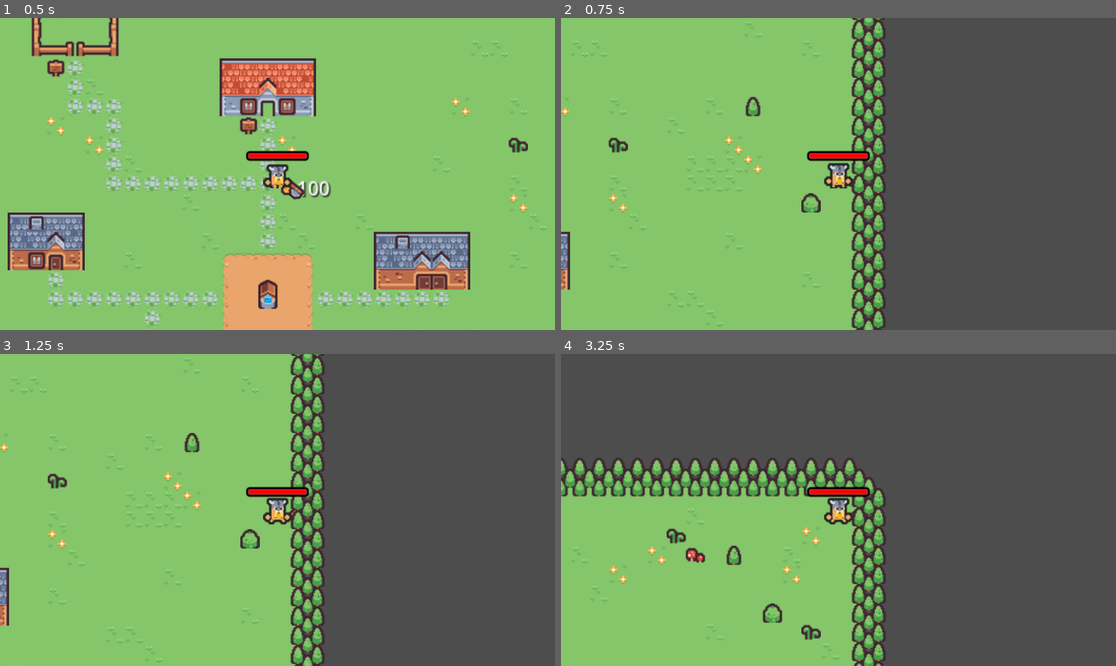
Above: before the commit, frames 1-4 (two rows, left to right).
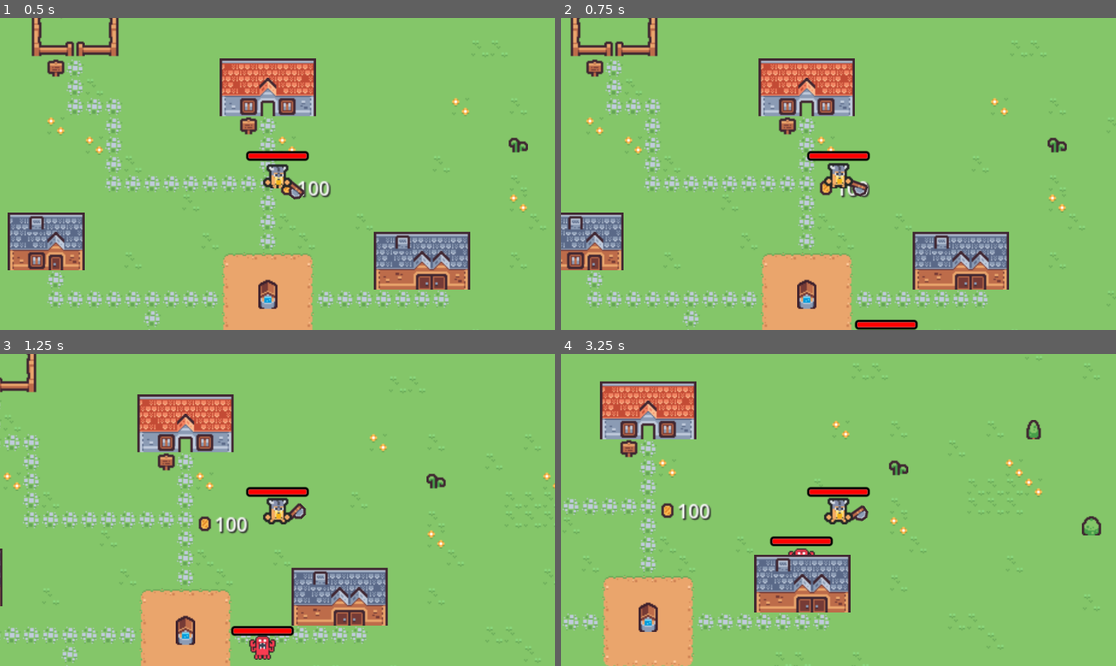
Above: after the commit, the same moments.

Repository: GodEmperorDaniel/crab-survivor
Game: Godot game, scene res://Scenes/Main_Scene.tscn
Same seed, same stepped clock (60 frames per second), same inputs: the game is played once before the commit and once after it.
Inputs (mouse positions are in pixels of both pictures, inside the frame that each line leads up to):
- Up to frame 1 (0.5 s): no input
- Up to frame 2 (0.75 s): tap Enter at 0.5 s; move the mouse to (960, 158) at 0.52 s; press the mouse at (960, 158) at 0.53 s; hold D (move_right) from 0.53 s (still down)
- Up to frame 3 (1.25 s): keep holding D (move_right)
- Up to frame 4 (3.25 s): move the mouse to (727, 525) at 1.27 s; release D (move_right) at 1.28 s; release the mouse at (727, 525) at 1.28 s; hold S (move_down) 1.28-2.03 s; click (727, 525) at 1.35 s; move the mouse to (894, 441) at 2.02 s; press the mouse at (894, 441) at 2.03 s; hold D (move_right) 2.03-2.78 s; move the mouse to (810, 572) at 2.77 s; release the mouse at (810, 572) at 2.78 s; hold W (move_up) from 2.78 s (still down); click (810, 572) at 2.85 s

Frame 1 is identical in both runs. In frame 2, 60% of the frame differs, in the area x 0-100%, y 0-100%; in frame 3, 58%; in frame 4, 79%.

Commit message:
Player can now pick up coins

Diff:
--- a/Scenes/Coin.tscn
+++ b/Scenes/Coin.tscn
@@ -11,6 +11,7 @@
 script = ExtResource("2_7b47r")
 
 [node name="Area2D" type="Area2D" parent="."]
+collision_layer = 4
 collision_mask = 4
 
 [node name="CollisionShape2D" type="CollisionShape2D" parent="Area2D"]
--- a/Scenes/Player.tscn
+++ b/Scenes/Player.tscn
@@ -52,6 +52,7 @@
 
 [node name="Player" type="CharacterBody2D"]
 z_index = 1
+collision_layer = 5
 collision_mask = 5
 script = ExtResource("1_wu3mh")
 speed = 100.0
--- a/Scripts/Coin.gd
+++ b/Scripts/Coin.gd
@@ -1,7 +1,9 @@
 extends Sprite2D
 
 func _on_area_entered(body):
-	if not body is Player:
-		pass
+	print("Area entered")
+	if body != Player:
+		return
 
-	(body as Player).coin_picked_up
+	Player.coin_picked_up.emit()
+	queue_free()
--- a/Scripts/Player.gd
+++ b/Scripts/Player.gd
@@ -1,5 +1,6 @@
 extends CharacterBody2D
 
+signal coin_picked_up
 @export var speed : float = 1
 @onready var animation = $Animation
 
@@ -9,7 +10,7 @@
 	process_movement()
 
 func _physics_process(delta):
-	move_and_collide(movement * speed * delta)
+	move_and_collide(movement * delta)
 
 func process_movement():
 	movement = Vector2.ZERO
Not shown: 1 places in Sprites/SpriteFrames/enemy_running.tres that only renumber resources
